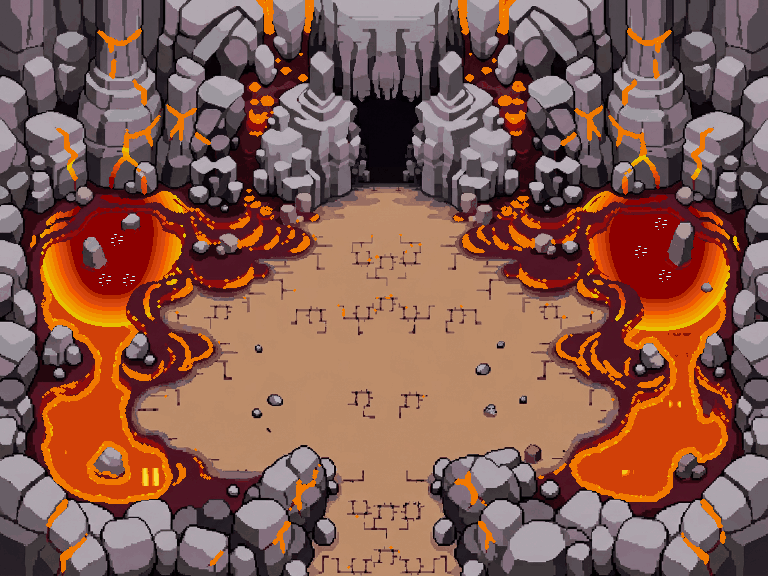
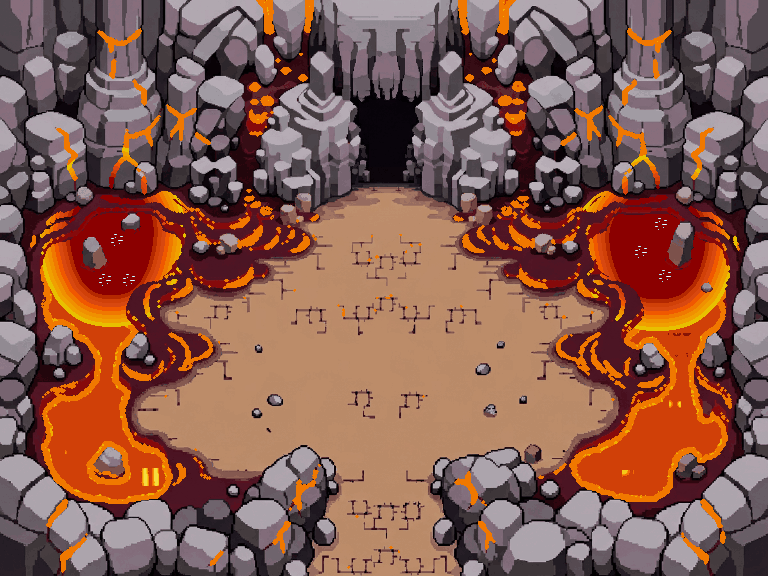
Layered file, before and after one edit (768×576). Changes by layer:
removed layer "08_roche" over [0, 0, 768, 576]
added layer "09_roche" above "08_berge" over [0, 0, 768, 576]
added layer "03_veines_lave_f00" above "02_scintillements_lave_f00" over [13, 6, 761, 575]
